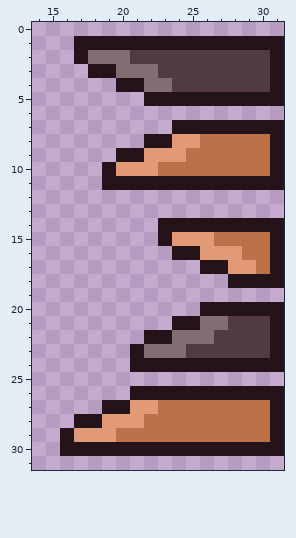
A pixel-art sprite gets an edit: Assets/Sprites/Packs/torns/torns left.png. Above is the file before it was changed.
The file is 32x32 pixels. Shown: x 14..31, y 0..31.
After the commit:
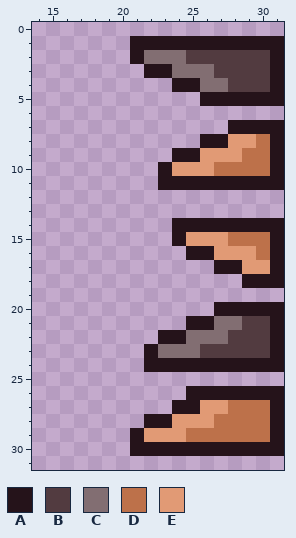
Palette (. is transparent): A #25131a  B #523b40  C #826e72  D #bd714a  E #e19a75
Difference:
The edit turns colour B into colour A in row 2 at x 21; in row 3 at x 23; in row 4 at x 24 to 25.
The edit turns colour C into colour A in row 3 at x 22; in row 21 at x 26; in row 22 at x 24; in row 23 at x 22.
The edit turns colour D into colour A in row 8 at x 26 to 27; in row 9 at x 25; in row 10 at x 23; in row 27 at x 24 to 25; in row 28 at x 22 to 23; in row 29 at x 21.
The edit turns colour E into colour A in row 9 at x 24; in row 15 at x 24; in row 16 at x 26; in row 17 at x 28.
The edit turns colour B into colour C in row 2 at x 22 to 24; in row 3 at x 24 to 26; in row 4 at x 26 to 27; in row 21 at x 28; in row 22 at x 27; in row 23 at x 25.
The edit turns colour D into colour E in row 8 at x 28 to 29; in row 9 at x 26 to 28; in row 10 at x 24 to 26; in row 15 at x 27; in row 16 at x 29; in row 17 at x 30.
The edit turns colour D into colour E in row 27 at x 26 to 27; in row 28 at x 24 to 26; in row 29 at x 22 to 24.
The author cleared colour A in row 1 at x 17 to 20; in row 2 at x 17; in row 3 at x 18 to 19; in row 4 at x 20 to 21; in row 5 at x 22 to 25; in row 7 at x 24 to 27.
The author cleared colour A in row 8 at x 22 to 23; in row 9 at x 20 to 21; in row 10 at x 19; in row 11 at x 19 to 22; in rows 14 to 15 at x 23; in row 16 at x 24.
The author cleared colour A in row 17 at x 26; in row 18 at x 28; in row 20 at x 26; in row 21 at x 24; in row 22 at x 22; in rows 23 to 24 at x 21.
The author cleared colour A in row 26 at x 21 to 24; in row 27 at x 19 to 20; in row 28 at x 17 to 18; in row 29 at x 16; in row 30 at x 16 to 20.
The author cleared colour C in row 2 at x 18 to 20; in row 3 at x 20 to 21; in row 4 at x 22 to 23.
The author cleared colour D in row 27 at x 23; in row 29 at x 20.
The author cleared colour E in row 8 at x 24 to 25; in row 9 at x 22 to 23; in row 10 at x 20 to 22; in row 27 at x 21 to 22; in row 28 at x 19 to 21; in row 29 at x 17 to 19.
Where, in picture pixels (left, top, right, bottom), the same in both pictures:
changed: (60, 36, 270, 456)
